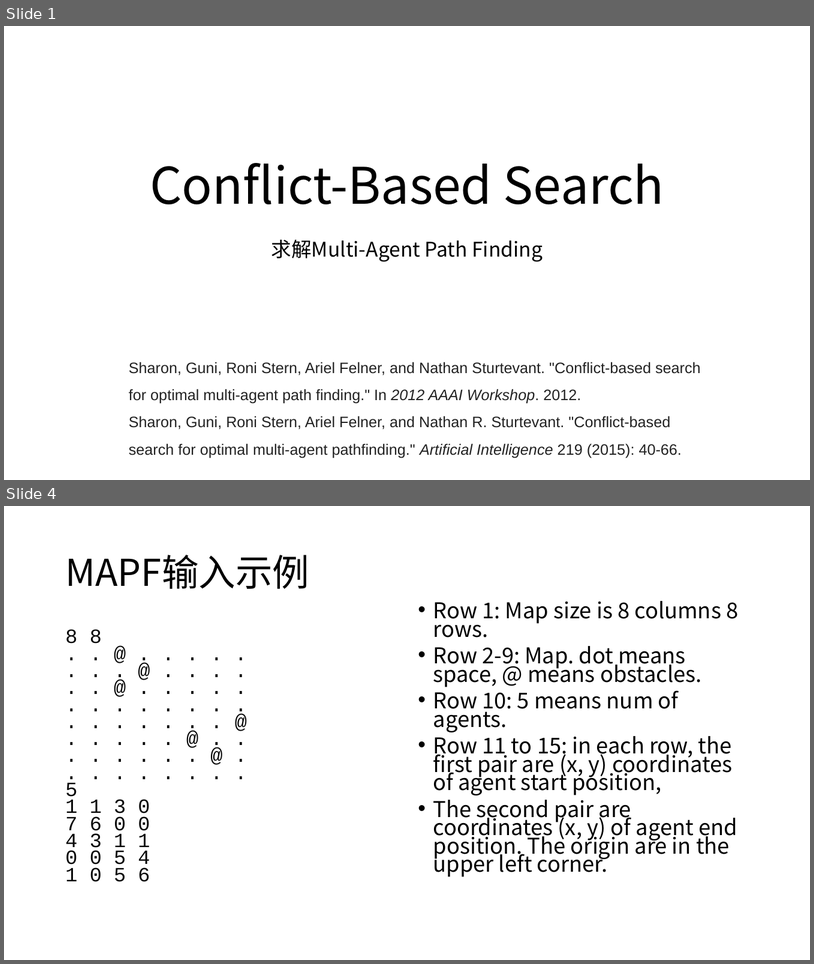
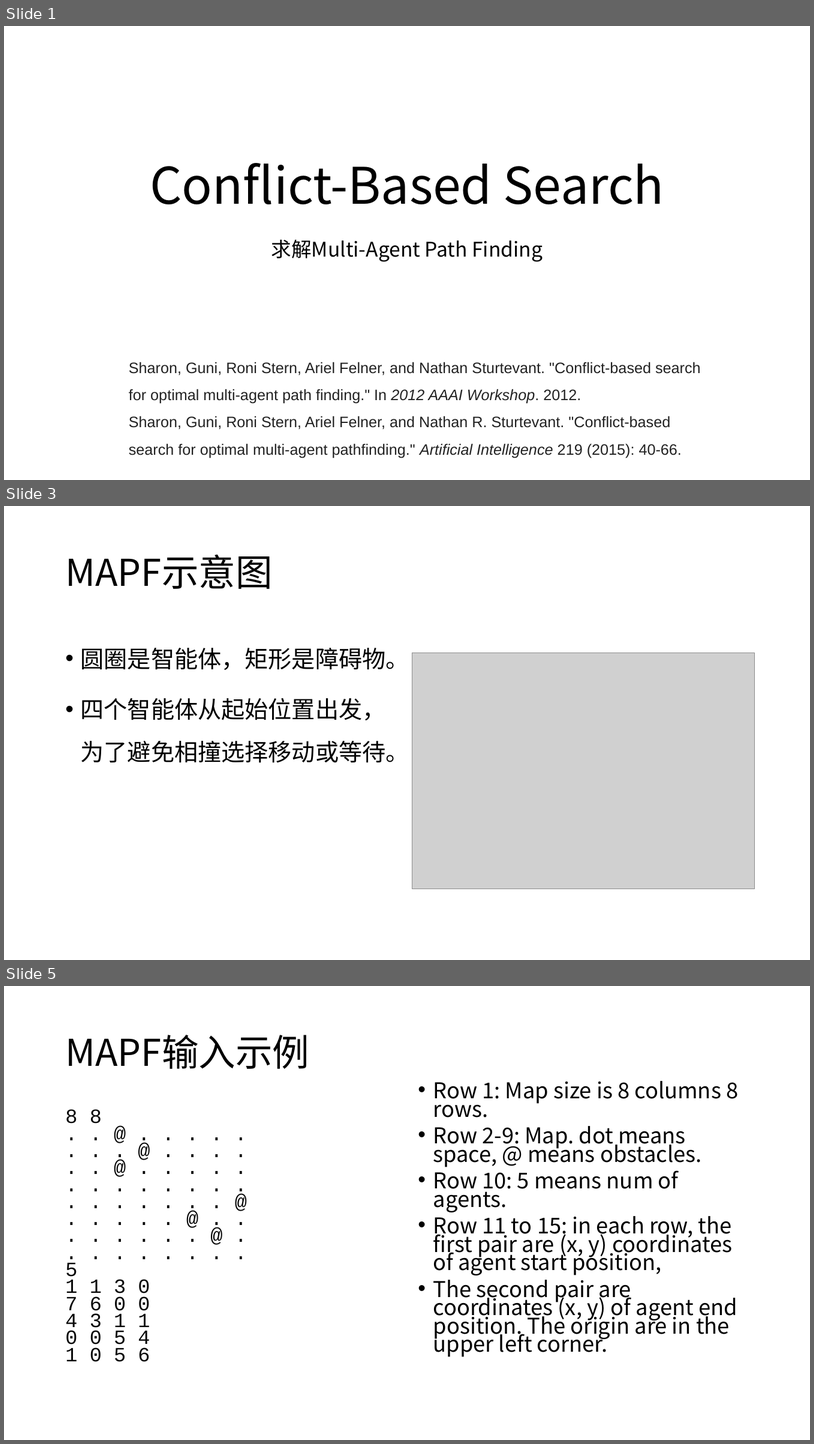
Before and after one commit to ssfc/npbenchmark, a slide deck: npbenchmark-main/MAPF/CBS.pptx. Shown one above the other, each under a label of ours: slides 1 and 4 before the commit, slides 1, 3 and 5 after it; the slides between them are not shown. The pictures are 814x964 and 814x1444 pixels, drawn with LibreOffice and Linux fonts; fonts in the diff are those of the drawing; grey boxes stand for pictures. Boxes give left, top, right and bottom in pixels: in the first picture for what was removed or moved away, otherwise in the second. Text is boxed around its words. In the diff, an @@ line names an element or a change of style, - is before the commit and + after.

```diff
--- a/npbenchmark-main/MAPF/CBS.pptx
+++ b/npbenchmark-main/MAPF/CBS.pptx
@@ slide 3 added at (x1=4, y1=506, x2=810, y2=960), background #FFFFFF @@
@@ title added at (x1=65, y1=554, x2=272, y2=589), 44 pt, text #000000 @@
+MAPF示意图
@@ text added at (x1=81, y1=648, x2=410, y2=763), 28 pt, text #000000 @@
+• 圆圈是智能体，矩形是障碍物。
+• 四个智能体从起始位置出发，为了避免相撞选择移动或等待。
@@ picture added at (x1=413, y1=653, x2=755, y2=889) @@
@@ what was slide 4 is now slide 5 @@
```
Also in this commit, not shown: 1 slide changed, 1 other slide added, 1 slide removed, 26 other files.
